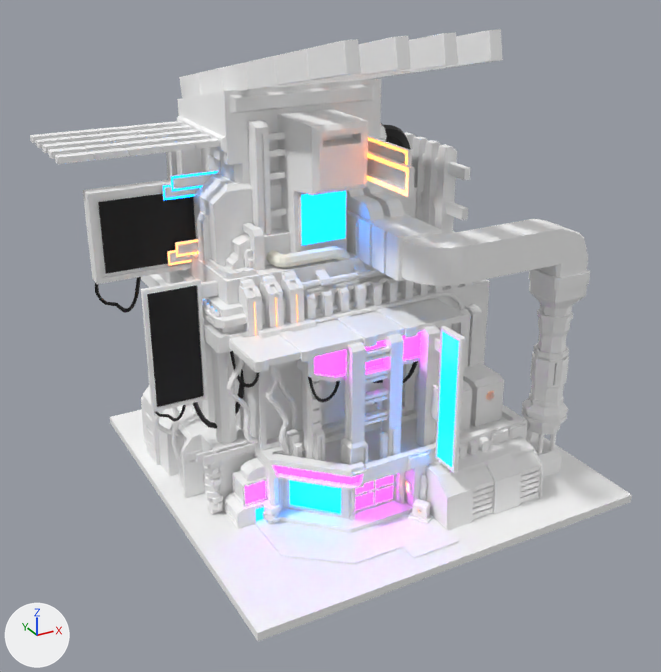
The glTF model portfolio-giang/public/models/Cyber.glb as it was, and as the next commit left it.
Both versions are drawn from a 50 mm camera at (-7.63, -13.16, 9.54) aimed at (-0.64, -0.45, 3.19). Every picture has the same lights, and +X, +Y and +Z are marked at lower left. The older version comes first. Where no turn or scale is listed for an object, it has been applied to the vertices. Vertices at exactly the same position are counted once.

The scene before the commit, as lines of its bpy script (objects in view):
```python
mat_material_001 = principled_material('Material.001')
mat_material_001.base_color = (1.0, 0.984, 0.868)  # white #fffdf0
me_cube_001 = bpy.data.meshes.new('Cube.001')
me_cube_001.from_pydata(...)  # 17201 vertices, 33571 faces; spans x -5.86..2.61, y -1.79..5.52, z -1.8..6.36
# faces by material slot: [30416, 176, 17, 32, 54, 2876]
me_cube_001.materials.append(mat_material)  # white #ffffff
me_cube_001.materials.append(mat_material_001)  # white #fffdf0
me_cube_001.materials.append(mat_glass)  # purple #d16ae7, glowing purple #e129ff
me_cube_001.materials.append(mat_lightblue)  # blue #0089e7, glowing blue #0089ff
me_cube_001.materials.append(mat_lightorange)  # white #e7e7e7, glowing orange #ff770e
me_cube_001.materials.append(mat_lightblack)  # black #000000
ob_cube_001 = bpy.data.objects.new('Cube.001', me_cube_001)
ob_cube_001.location = (1.13, -1.83, 2.04)
```
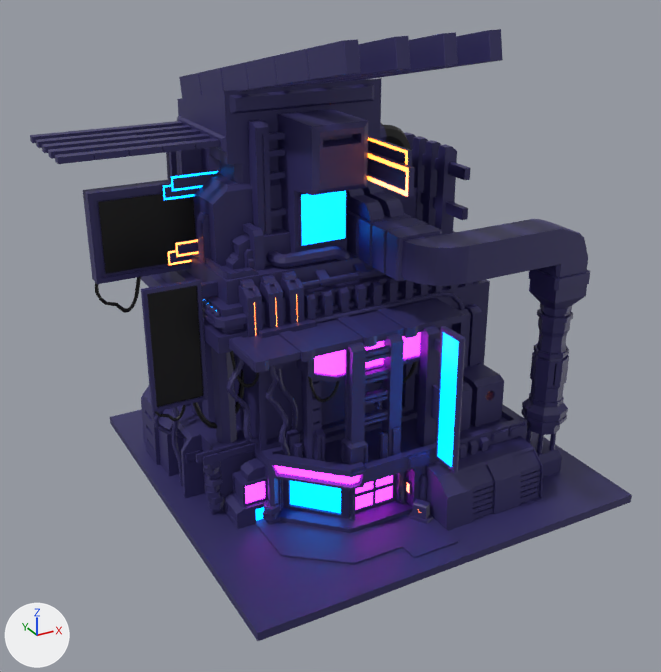
What differs and where, as boxes (x1, y1, x2, y2) in the pictures (661 x 672 px; the box of a moved part takes in the faces that stretch with it):
'Cube.001', recoloured (white to blue)
    both: (30, 29, 632, 641)
part 1 of me_cube_001, moved or reshaped
    before: (166, 99, 471, 328)
    after: (166, 99, 433, 524)
part 2 of me_cube_001, moved or reshaped
    before: (355, 472, 433, 524)
    after: (180, 132, 471, 513)
part 3 of me_cube_001, moved or reshaped
    before: (278, 479, 283, 512)
    after: (413, 505, 426, 519)
part 4 of me_cube_001, recoloured (white to dark blue)
    both: (30, 29, 632, 641)

The change in detail:
Material 'Material.001' (mat_material_001) changes colour from white #fffdf0 to dark blue #332e64; in linear values from (1.0, 0.984, 0.868) to (0.0328, 0.0272, 0.127).
me_cube_001 has 17201 vertices, 33571 faces and spans x -5.86..2.61, y -1.79..5.52, z -1.8..6.36.
me_cube_001 is used by ob_cube_001; location (1.13, -1.83, 2.04).
me_cube_001 part 1: 601 of 17201 vertices moved; they spanned x -3.99..0.79, y 0.79..4.15, z 1.88..4.63 and now span x -3.99..-0.27, y -0.8..4.15, z -1.67..4.63; mean shift (-0.09, -0.48, -0.98); largest move (-3.96, 1.47, 2.04) -> (-0.93, -0.71, -1.67).
me_cube_001 part 2: 125 of 17201 vertices moved; they spanned x -1.29..-0.93, y -0.8..-0.03, z -1.67..-0.85 and now span x -3.59..0.79, y -0.71..3.41, z -1.34..4.51; mean shift (0.06, 2.54, 4.76); largest move (-1.16, -0.14, -1.54) -> (-3.4, 3.39, 4.35).
me_cube_001 part 3: 22 of 17201 vertices moved; they spanned x -3.17..-3.07, y 0.61..0.71, z -1.53..-0.85 and now span x -1.21..-1.11, y -0.71..-0.55, z -1.53..-1.34; mean shift (1.97, -1.29, -0.25); largest move (-3.14, 0.71, -0.85) -> (-1.13, -0.61, -1.48).
me_cube_001 part 4: 29166 faces spanning x -5.86..2.61, y -1.79..5.52, z -1.8..6.36 switch from mat_material (white #ffffff) to mat_material_001 (dark blue #332e64).
